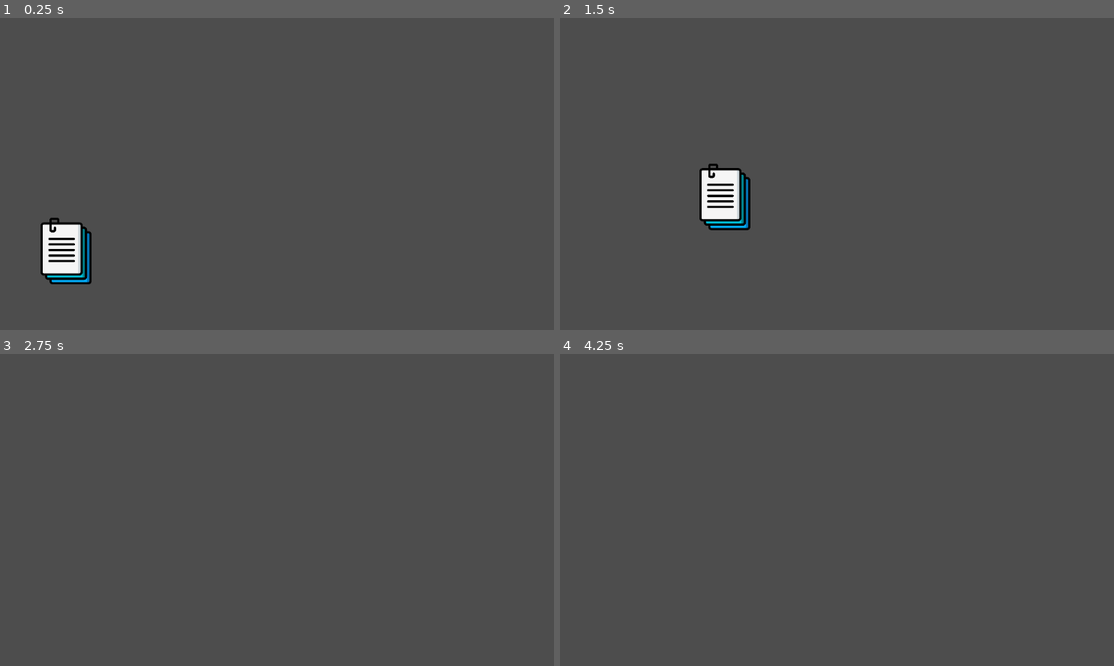
Above: before the commit, frames 1-4 (two rows, left to right).
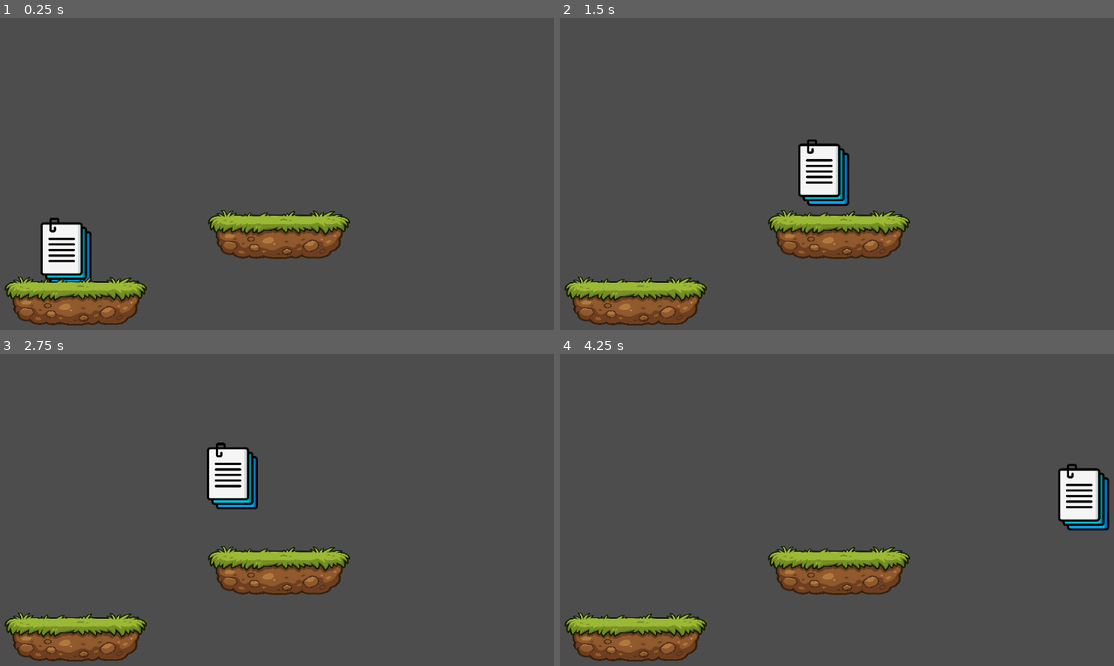
Above: after the commit, the same moments.

Repository: Passaaaa/spend_or_end
Game: Godot game, scene res://02_scenes/03_levels/01_level01/level_1.tscn
Two runs of this game, one before a commit and one after it. Both use one fixed random seed, a clock stepped at 60 frames per second and the inputs below. The project has no main scene, so this scene is started directly.
Inputs:
- Up to frame 1 (0.25 s): no input
- Up to frame 2 (1.5 s): hold Right (ui_right) from 0.53 s (still down)
- Up to frame 3 (2.75 s): release Right (ui_right) at 2.03 s; hold Left (ui_left) from 2.03 s (still down)
- Up to frame 4 (4.25 s): release Left (ui_left) at 2.78 s; hold Right (ui_right) from 2.78 s (still down)

The runs differ from the first frame. In frame 1, 6.5% of the frame differs, in the area x 0-64%, y 61-99%; in frame 2, 9.9%, in the area x 0-64%, y 38-99%; in frame 3, 8.2%; in frame 4, 8.3%.

Commit message:
movimiento sobre plataformas

Diff:
--- a/02_scenes/03_levels/01_level01/level_1.tscn
+++ b/02_scenes/03_levels/01_level01/level_1.tscn
@@ -1,6 +1,7 @@
-[gd_scene load_steps=3 format=3 uid="uid://bksxhw20l3ihj"]
+[gd_scene load_steps=4 format=3 uid="uid://bksxhw20l3ihj"]
 
 [ext_resource type="PackedScene" uid="uid://c11a4hfi1ko2u" path="res://02_scenes/01_characters/player.tscn" id="1_8giqc"]
+[ext_resource type="Texture2D" uid="uid://dii02x17eu8ri" path="res://01_assets/01_sprites/02_environments/plataforma_tes.png" id="2_h7cmk"]
 
 [sub_resource type="RectangleShape2D" id="RectangleShape2D_hm74h"]
 size = Vector2(236, 20)
@@ -9,9 +10,27 @@
 
 [node name="Player" parent="." instance=ExtResource("1_8giqc")]
 position = Vector2(171, 444)
+speed = 400.0
 
 [node name="StaticBody2D" type="StaticBody2D" parent="."]
 
 [node name="CollisionShape2D" type="CollisionShape2D" parent="StaticBody2D"]
 position = Vector2(186, 550)
 shape = SubResource("RectangleShape2D_hm74h")
+
+[node name="Sprite2D" type="Sprite2D" parent="StaticBody2D"]
+position = Vector2(188, 559)
+scale = Vector2(0.306885, 0.243408)
+texture = ExtResource("2_h7cmk")
+
+[node name="StaticBody2D2" type="StaticBody2D" parent="."]
+position = Vector2(391, -128)
+
+[node name="CollisionShape2D" type="CollisionShape2D" parent="StaticBody2D2"]
+position = Vector2(186, 550)
+shape = SubResource("RectangleShape2D_hm74h")
+
+[node name="Sprite2D" type="Sprite2D" parent="StaticBody2D2"]
+position = Vector2(188, 559)
+scale = Vector2(0.306885, 0.243408)
+texture = ExtResource("2_h7cmk")
Binary file added: 01_assets/01_sprites/02_environments/plataforma_tes.png
Not shown, added: 01_assets/01_sprites/02_environments/plataforma_tes.png.import
